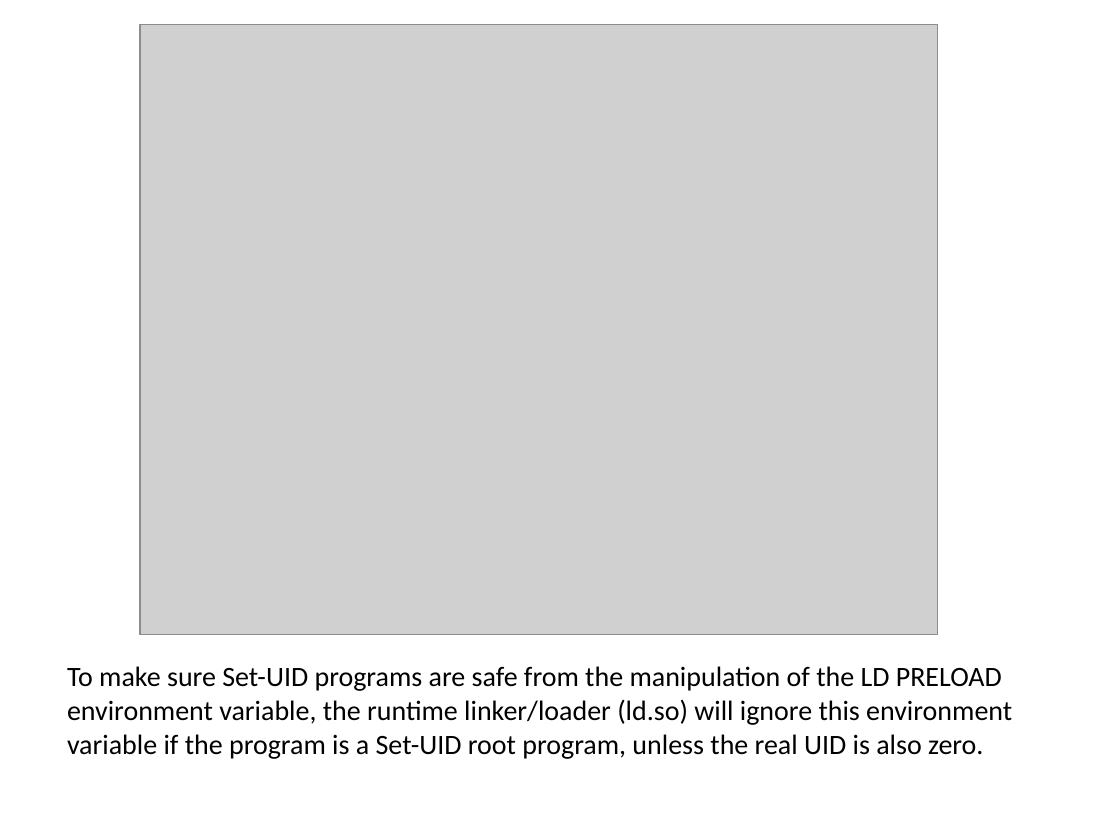
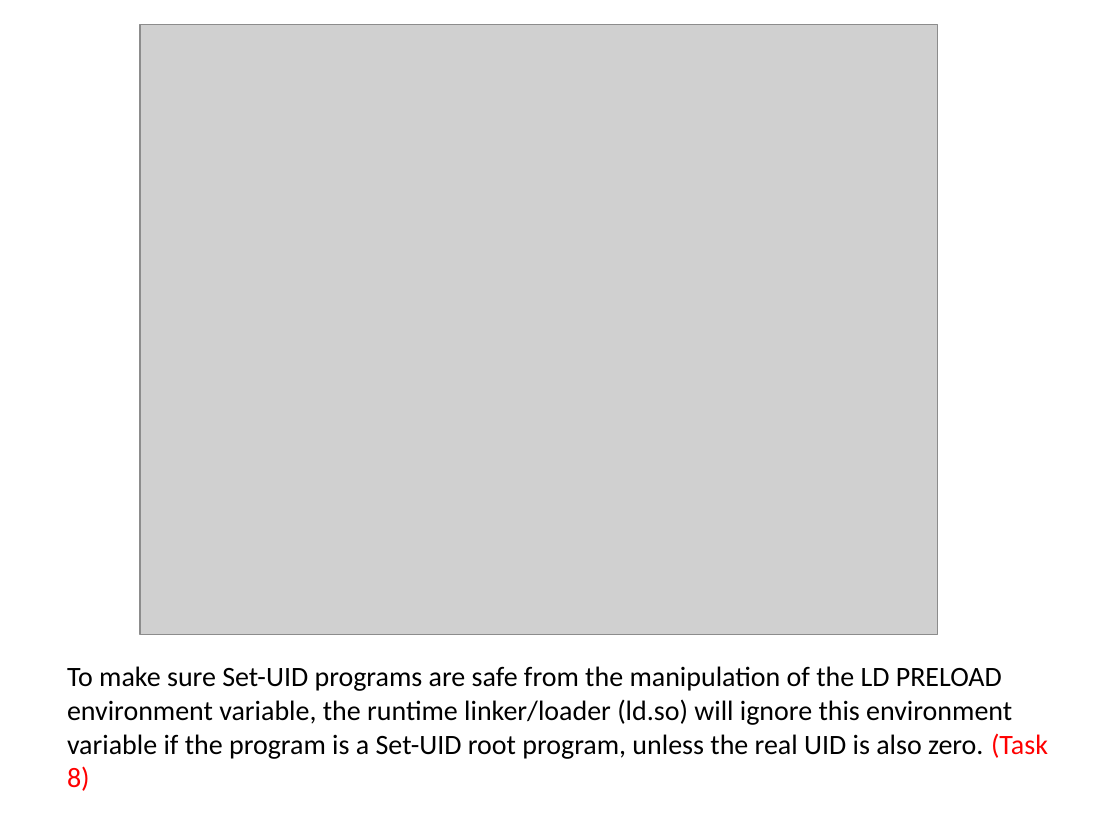
Before and after one commit to Bowie-State-University/CS-Courses, a slide deck: slide 37 of COSC402_545_Software_OS_Security/MyPPTs/2_setUID/5_set-UID/Set-UID Privileged Programs.pptx (slide 30 before the commit). Drawn at 1120x840 pixels with LibreOffice and Linux fonts; fonts in the diff are those of the drawing; grey boxes stand for pictures. Boxes give left, top, right and bottom in pixels: in the first picture for what was removed or moved away, otherwise in the second. Text is boxed around its words. In the diff, an @@ line names an element or a change of style, - is before the commit and + after.

```diff
--- a/COSC402_545_Software_OS_Security/MyPPTs/2_setUID/5_set-UID/Set-UID Privileged Programs.pptx
+++ b/COSC402_545_Software_OS_Security/MyPPTs/2_setUID/5_set-UID/Set-UID Privileged Programs.pptx
@@ text at <box>67,666,1048,791</box>: text changed @@
-To make sure Set-UID programs are safe from the manipulation of the LD PRELOAD environment variable, the runtime linker/loader (ld.so) will ignore this environment variable if the program is a Set-UID root program, unless the real UID is also zero.
+To make sure Set-UID programs are safe from the manipulation of the LD PRELOAD environment variable, the runtime linker/loader (ld.so) will ignore this environment variable if the program is a Set-UID root program, unless the real UID is also zero. (Task 8)
```
Also in this commit, not shown: 6 other slides changed, 7 slides added, 1 other file.
